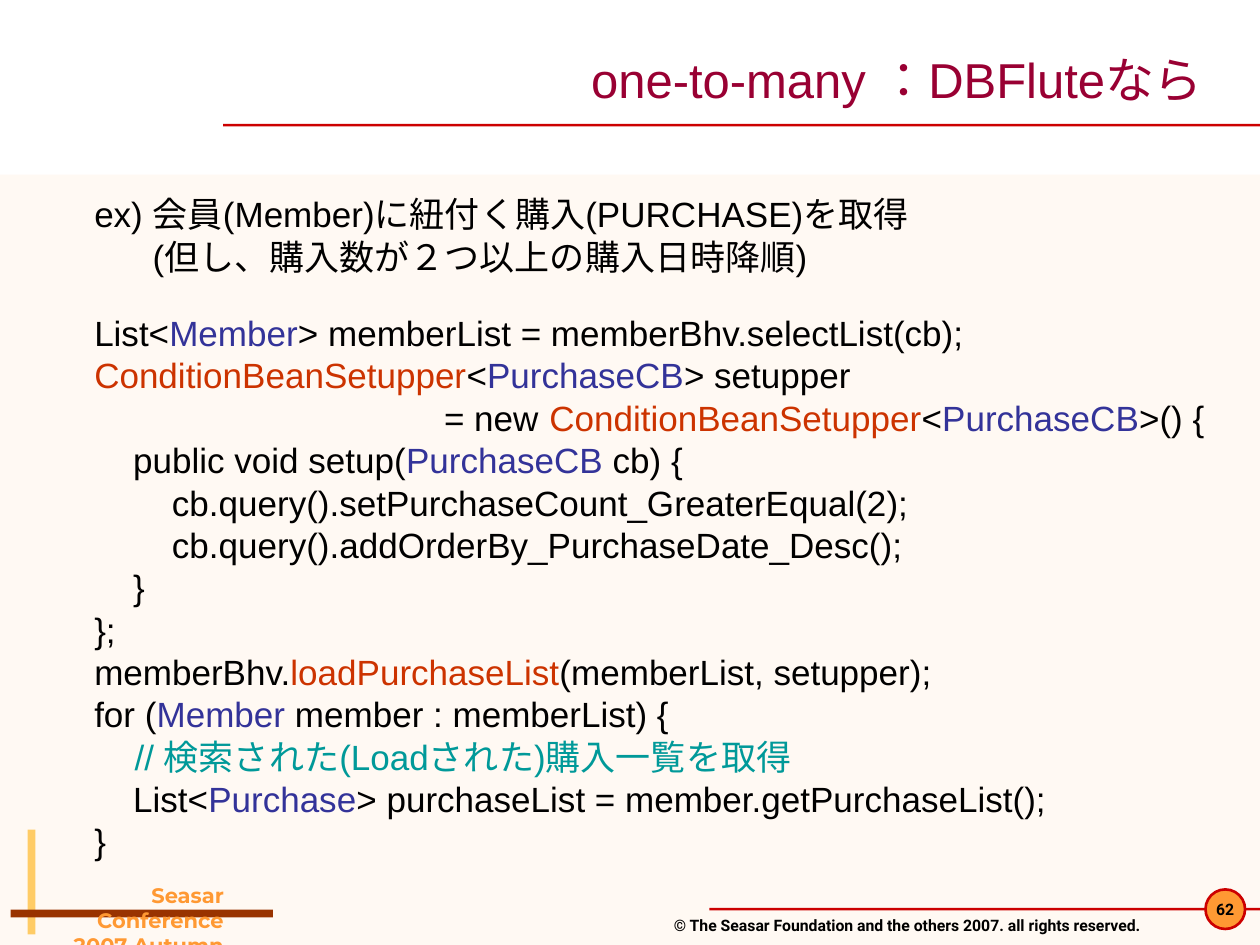
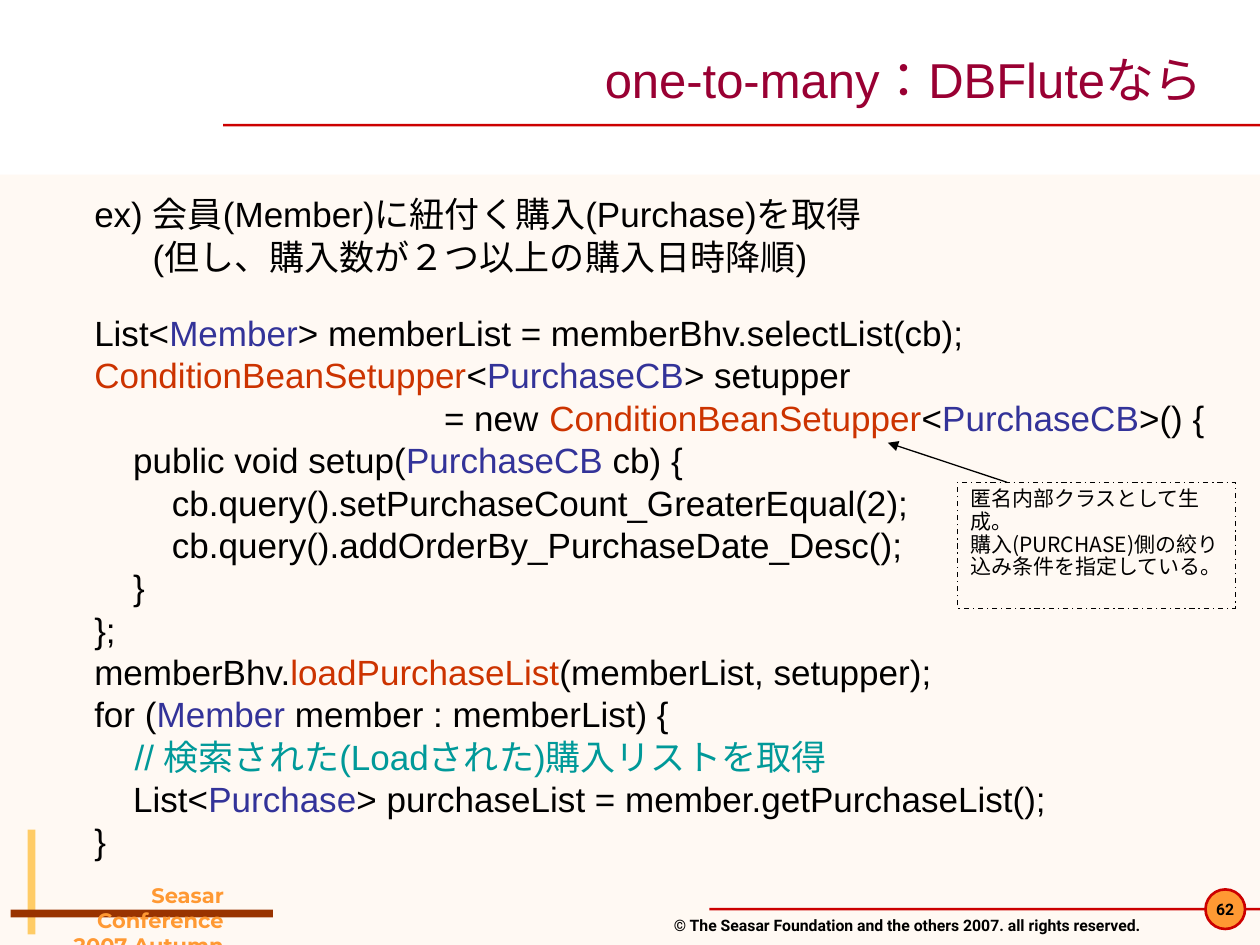
Before and after one commit to seasarorg/dbflute, a slide deck: slide 62 of dbflute/etc/doc/pres/sc2007a_2-DBFlute.ppt. Drawn at 1260x945 pixels with LibreOffice and Linux fonts; fonts in the diff are those of the drawing; background and template pictures are left out. Boxes give left, top, right and bottom in pixels: in the first picture for what was removed or moved away, otherwise in the second. Text is boxed around its words. In the diff, an @@ line names an element or a change of style, - is before the commit and + after.

```diff
--- a/dbflute/etc/doc/pres/sc2007a_2-DBFlute.ppt
+++ b/dbflute/etc/doc/pres/sc2007a_2-DBFlute.ppt
@@ title at bbox=[605, 59, 1203, 108]: spaces changed @@
-one-to-many ：DBFluteなら
+one-to-many：DBFluteなら
@@ text at bbox=[94, 197, 862, 235]: text changed @@
-ex) 会員(Member)に紐付く購入(PURCHASE)を取得
+ex) 会員(Member)に紐付く購入(Purchase)を取得
@@ arrow added from (1007, 483) to (888, 442), #000000 0.74 pt @@
@@ rectangle added at bbox=[958, 483, 1236, 609], outline #000000 0.74 pt dashed, 12 pt, text #000000 @@
+匿名内部クラスとして生成。
+購入(PURCHASE)側の絞り込み条件を指定している。
@@ text at bbox=[164, 740, 826, 778]: text changed @@
-// 検索された(Loadされた)購入一覧を取得
+// 検索された(Loadされた)購入リストを取得
```
Also in this commit, not shown: 17 other slides changed, 4 other files.
